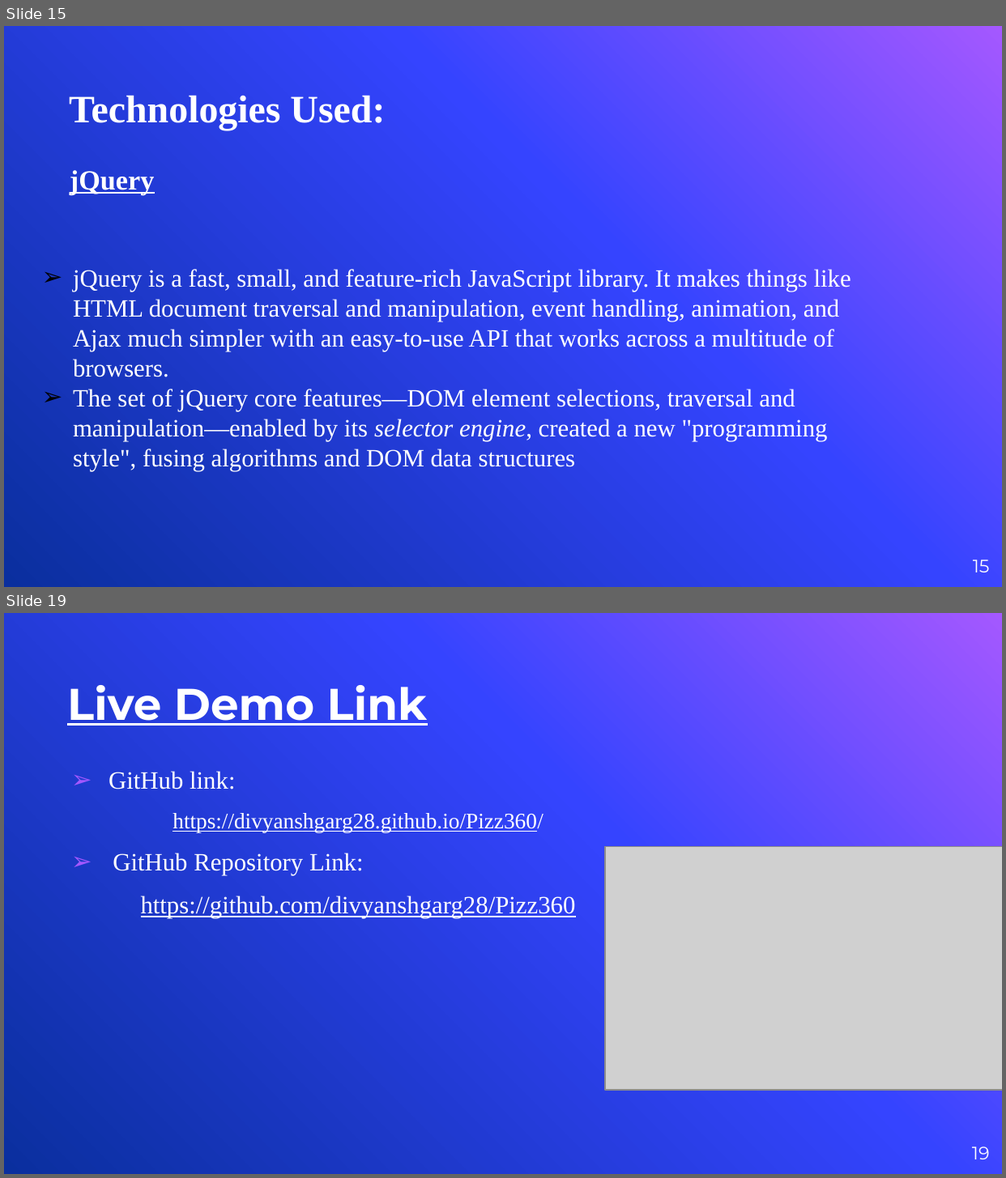
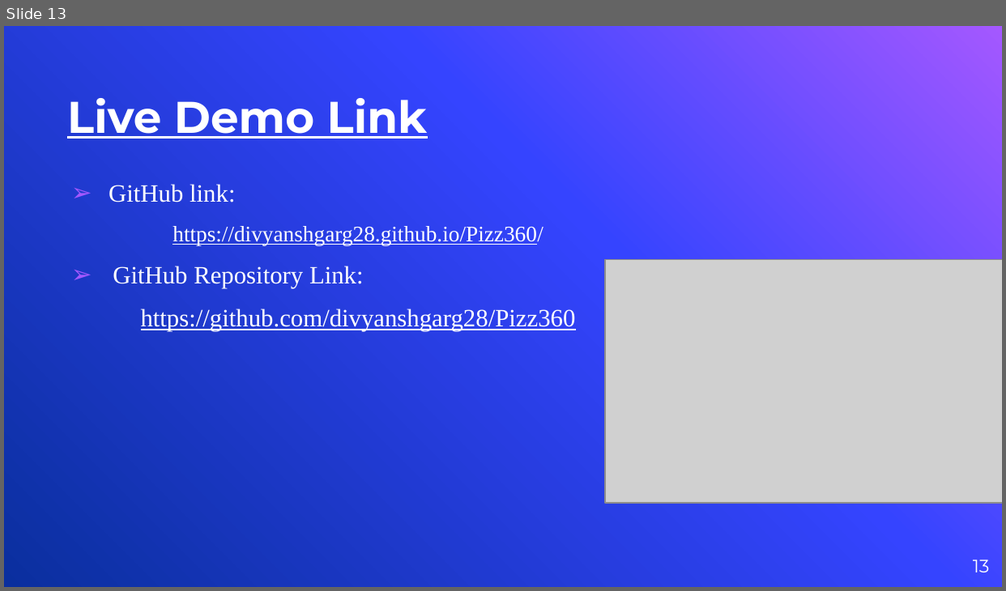
Before and after one commit to divyanshgarg28/Pizz360, a slide deck: Pizz360- Mini Project PPT.pptx. Shown one above the other, each under a label of ours: slides 15 and 19 before the commit, slide 13 after it; the slides between them are not shown. The pictures are 1006x1178 and 1006x591 pixels, drawn with LibreOffice and Linux fonts; fonts in the diff are those of the drawing; grey boxes stand for pictures; background and template pictures are left out. Boxes give left, top, right and bottom in pixels: in the first picture for what was removed or moved away, otherwise in the second. Text is boxed around its words. In the diff, an @@ line names an element or a change of style, - is before the commit and + after.

```diff
--- a/Pizz360- Mini Project PPT.pptx
+++ b/Pizz360- Mini Project PPT.pptx
@@ slide 15 removed at (4, 26, 1002, 587), background picture (left out) @@
@@ text removed at (69, 95, 385, 130) @@
-Technologies Used:
@@ text removed at (70, 170, 851, 472) @@
-jQuery
-➢ jQuery is a fast, small, and feature-rich JavaScript library. It makes things like HTML document traversal and manipulation, event handling, animation, and Ajax much simpler with an easy-to-use API that works across a multitude of browsers.
-➢ The set of jQuery core features—DOM element selections, traversal and manipulation—enabled by its selector engine, created a new "programming style", fusing algorithms and DOM data structures
@@ page number removed at (973, 560, 990, 573) @@
-15
@@ what was slide 19 is now slide 13 @@
@@ page number at (973, 560, 990, 573): text changed @@
-19
+13
```
Also in this commit, not shown: 1 slide changed, 6 slides added, 10 other slides removed, 2 other files.
